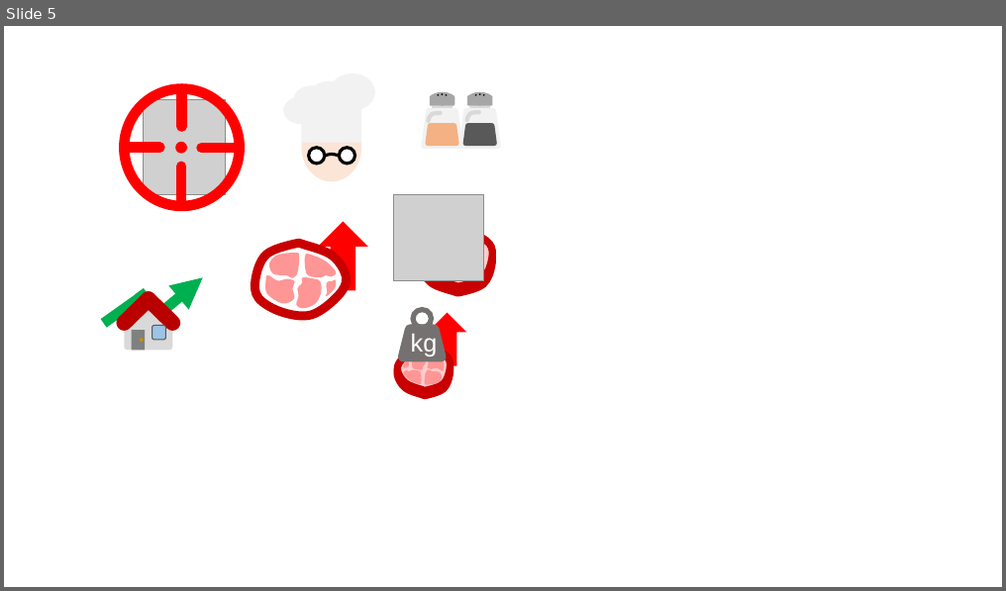
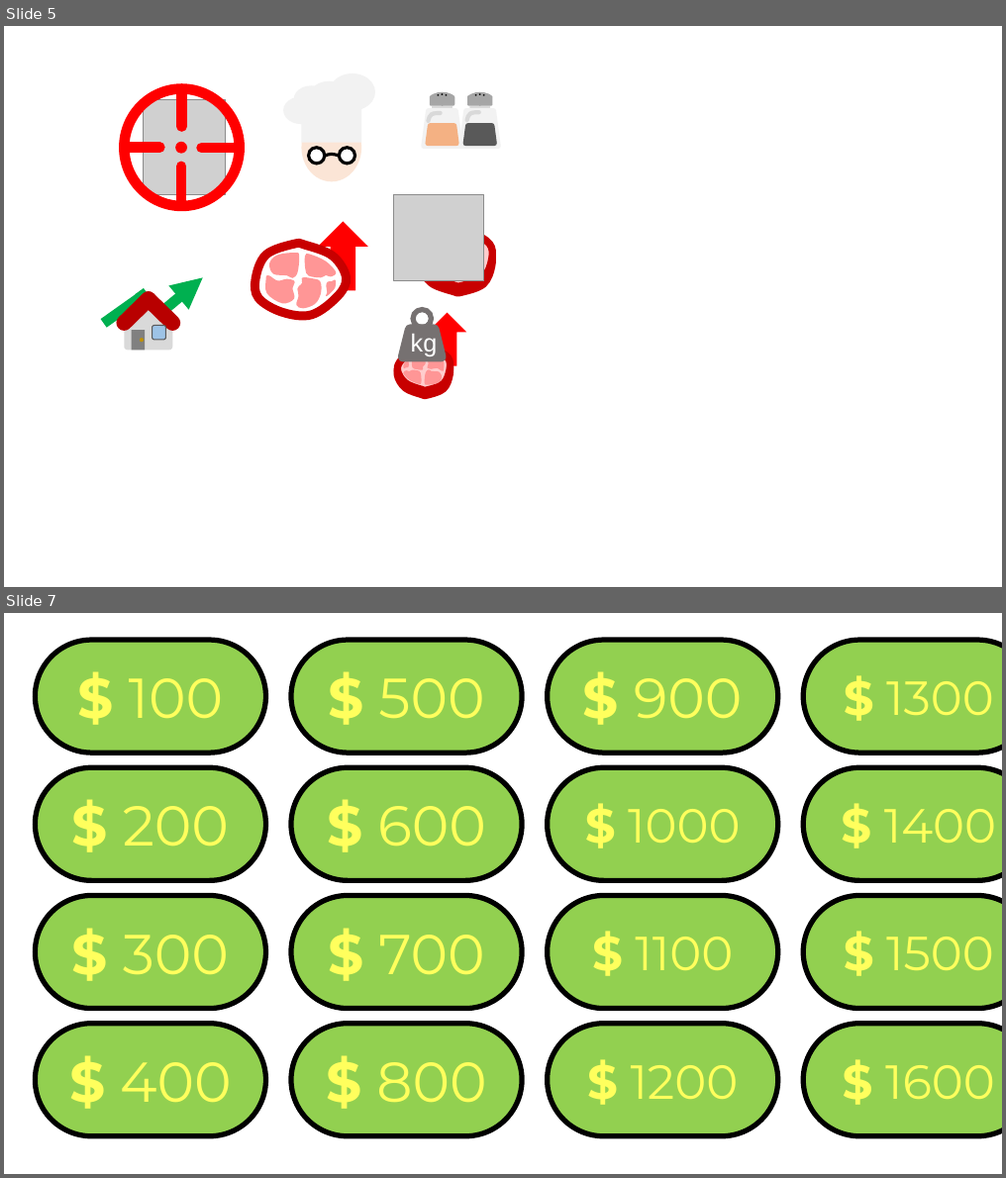
Before and after one commit to SNUGDC/CatDefense, a slide deck: UI Design.pptx. Shown one above the other, each under a label of ours: slide 5 before the commit, slides 5 and 7 after it; the slides between them are not shown. The pictures are 1006x591 and 1006x1178 pixels, drawn with LibreOffice and Linux fonts; fonts in the diff are those of the drawing; grey boxes stand for pictures. Boxes give left, top, right and bottom in pixels: in the first picture for what was removed or moved away, otherwise in the second. Text is boxed around its words. In the diff, an @@ line names an element or a change of style, - is before the commit and + after.

```diff
--- a/UI Design.pptx
+++ b/UI Design.pptx
@@ slide 7 added at <box>4,613,1002,1174</box>, background #FFFFFF @@
@@ rounded rectangle added at <box>36,640,266,753</box>, fill #92D050, outline #000000 5 pt, 54 pt, text #FFFF5D @@
+$ 100
@@ rounded rectangle added at <box>291,640,522,753</box>, fill #92D050, outline #000000 5 pt, 54 pt, text #FFFF5D @@
+$ 500
@@ rounded rectangle added at <box>548,640,778,753</box>, fill #92D050, outline #000000 5 pt, 54 pt, text #FFFF5D @@
+$ 900
@@ rounded rectangle added at <box>804,640,1002,753</box>, fill #92D050, outline #000000 5 pt, 46 pt, text #FFFF5D @@
+$ 1300
@@ rounded rectangle added at <box>36,768,266,881</box>, fill #92D050, outline #000000 5 pt, 54 pt, text #FFFF5D @@
+$ 200
@@ rounded rectangle added at <box>291,768,522,881</box>, fill #92D050, outline #000000 5 pt, 54 pt, text #FFFF5D @@
+$ 600
@@ rounded rectangle added at <box>548,768,778,881</box>, fill #92D050, outline #000000 5 pt, 46 pt, text #FFFF5D @@
+$ 1000
@@ rounded rectangle added at <box>804,768,1002,881</box>, fill #92D050, outline #000000 5 pt, 46 pt, text #FFFF5D @@
+$ 1400
@@ rounded rectangle added at <box>36,896,266,1009</box>, fill #92D050, outline #000000 5 pt, 54 pt, text #FFFF5D @@
+$ 300
@@ rounded rectangle added at <box>291,896,522,1009</box>, fill #92D050, outline #000000 5 pt, 54 pt, text #FFFF5D @@
+$ 700
@@ rounded rectangle added at <box>548,896,778,1009</box>, fill #92D050, outline #000000 5 pt, 46 pt, text #FFFF5D @@
+$ 1100
@@ rounded rectangle added at <box>804,896,1002,1009</box>, fill #92D050, outline #000000 5 pt, 46 pt, text #FFFF5D @@
+$ 1500
@@ rounded rectangle added at <box>36,1024,266,1137</box>, fill #92D050, outline #000000 5 pt, 54 pt, text #FFFF5D @@
+$ 400
@@ rounded rectangle added at <box>291,1024,522,1137</box>, fill #92D050, outline #000000 5 pt, 54 pt, text #FFFF5D @@
+$ 800
@@ rounded rectangle added at <box>548,1024,778,1137</box>, fill #92D050, outline #000000 5 pt, 46 pt, text #FFFF5D @@
+$ 1200
@@ rounded rectangle added at <box>804,1024,1002,1137</box>, fill #92D050, outline #000000 5 pt, 46 pt, text #FFFF5D @@
+$ 1600
```
Also in this commit, not shown: 1 slide changed, 1 other slide added, 1 other file.
